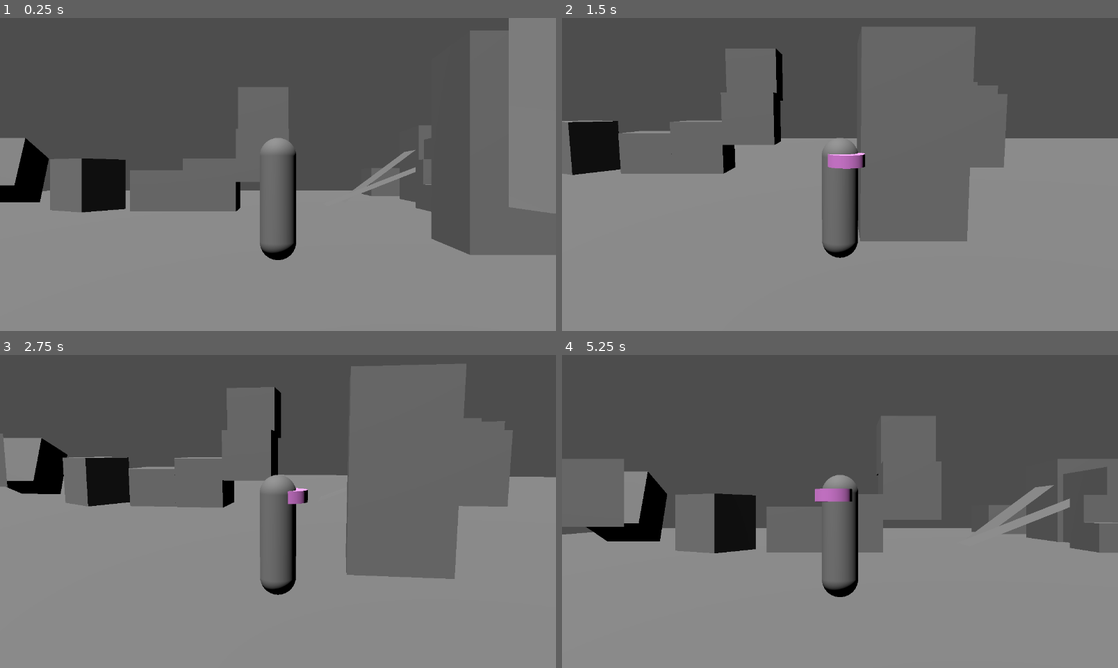
Above: before the commit, frames 1-4 (two rows, left to right).
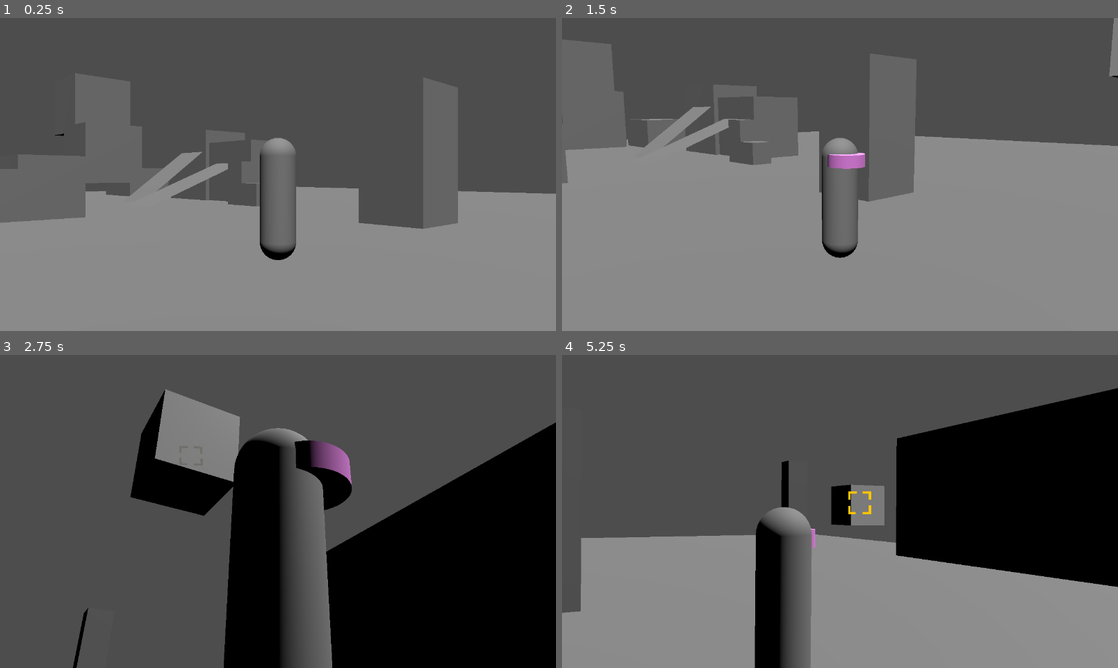
Above: after the commit, the same moments.

Repository: ghostsoft/lockoncamera
Game: Godot game, scene res://world.tscn
Same seed, same stepped clock (60 frames per second), same inputs: the game is played once before the commit and once after it.
Inputs (mouse positions are in pixels of both pictures, inside the frame that each line leads up to):
- Up to frame 1 (0.25 s): no input
- Up to frame 2 (1.5 s): tap Enter (ui_accept) at 0.5, 0.77 s; move the mouse to (962, 158) at 0.52 s; hold D (move_right) 0.53-1.28 s; tap Z (z_target) at 0.6 s; click (962, 158) at 0.67 s; move the mouse to (728, 190) at 1.27 s; hold S (move_back) from 1.28 s (still down); tap Down (camera_down) at 1.35 s
- Up to frame 3 (2.75 s): tap Enter (ui_accept) at 1.52 s; tap Z (z_target) at 1.55, 2.3 s; move the mouse to (333, 442) at 2.02 s; release S (move_back) at 2.03 s; hold D (move_right) from 2.03 s (still down); tap Left (camera_left) at 2.1 s
- Up to frame 4 (5.25 s): move the mouse to (812, 574) at 2.77 s; release D (move_right) at 2.78 s; hold W (move_forward) 2.78-3.53 s; tap Right (camera_right) at 2.85 s; click (812, 574) at 2.92 s; tap Enter (ui_accept) at 3.02, 3.77, 4.52 s; tap Z (z_target) at 3.05, 3.8, 4.35 s; move the mouse to (1006, 558) at 3.52 s; hold A (move_left) 3.53-5.03 s; tap Up (camera_up) at 3.6 s; move the mouse to (673, 464) at 4.27 s; move the mouse to (867, 511) at 5.02 s; hold S (move_back) from 5.03 s (still down); hold F from 5.03 s (still down); click (867, 511) at 5.17 s

The runs differ from the first frame. In frame 1, 19% of the frame differs, in the area x 0-100%, y 0-76%; in frame 2, 16%; in frame 3, 72%, in the area x 0-100%, y 2-100%; in frame 4, 35%.

Commit message:
everything is fixed!!

Diff:
--- a/scripts/player/player.gd
+++ b/scripts/player/player.gd
@@ -1,6 +1,7 @@
 extends IKCC
 
 @onready var camera : PhantomCamera3D = $PhantomCamera3D
+@onready var target_camera : Node3D = $SpringArm3D
 
 @onready var model : Node3D = $Model
 
@@ -30,6 +31,9 @@
 		cam_rot = self.global_rotation_degrees
 		camera.set_third_person_rotation_degrees(cam_rot)
 
+	if target_camera.global_rotation != self.global_rotation:
+		target_camera.global_rotation = self.global_rotation
+
 func _unhandled_input(_event : InputEvent) -> void:
 	if Input.is_action_just_pressed("quit"):
 		get_tree().quit()
@@ -47,9 +51,9 @@
 	cam_rot.x = clamp(cam_rot.x, -89.9, 90)
 	camera.set_third_person_rotation_degrees(cam_rot)
 	if camera.is_active():
-		$SpringArm3D.global_rotation = camera.global_rotation
+		target_camera.global_rotation = camera.global_rotation
 	else:
-		camera.set_third_person_rotation_degrees($SpringArm3D.global_rotation_degrees)
+		camera.set_third_person_rotation_degrees(target_camera.global_rotation_degrees)
 
 func transition_state(newState : PlayerState) -> void:
 	current_state.on_exit()
@@ -94,17 +98,17 @@
 		lockon = true
 		lockon_target.lock_on()
 
-		$SpringArm3D/LockOnCamera.set_priority(30)
-		$SpringArm3D.append_follow_targets(lockon_target)
+		target_camera.set_priority(30)
+		target_camera.append_follow_targets(lockon_target)
 
 		#lockon_camera.append_follow_targets(lockon_target)
 	else:
-		#cam_rot = lockon_camera.global_rotation_degrees
+		cam_rot = target_camera.global_rotation_degrees
 
 		lockon_target.lock_off()
 
-		$SpringArm3D/LockOnCamera.set_priority(0)
-		$SpringArm3D.erase_follow_targets(lockon_target)
+		target_camera.set_priority(0)
+		target_camera.erase_follow_targets(lockon_target)
 
 		#lockon_camera.erase_follow_targets(lockon_target)
 		lockon = false
--- a/scripts/targetcamera.gd
+++ b/scripts/targetcamera.gd
@@ -1,4 +1,6 @@
 extends SpringArm3D
+
+@onready var camera : PhantomCamera3D = $LockOnCamera
 
 @export var _follow_targets : Array[Node3D]
 
@@ -12,20 +14,18 @@
 
 var follow_position : Vector3
 
+func _ready() -> void:
+	self.top_level = true
+
 func _physics_process(_delta: float) -> void:
 	if _follow_targets.size() > 1:
-		#look_at(_follow_targets[1].global_position)
-
 		# code copied from LookAtMode.SIMPLE
-		#var direction: Vector3 = (_follow_targets[1].global_position - global_position).normalized()
-		var direction: Vector3 = (global_position - _follow_targets[1].global_position).normalized() # why does it have to be backwards
-		direction.y = -direction.y # why
+		var direction: Vector3 = (_follow_targets[1].global_position - global_position).normalized()
 		var target_basis: Basis = Basis.looking_at(direction)
 		var target_quat: Quaternion = target_basis.get_rotation_quaternion().normalized()
 		quaternion = target_quat
 		if rotation_degrees.x < -20:
 			rotation_degrees.x = -20
-		#print(rotation_degrees.x)
 
 	# code copied from FollowMode.GROUP
 	var bounds: AABB = AABB(_follow_targets[0].global_position, Vector3.ZERO)
@@ -42,7 +42,7 @@
 		bounds.get_center() + \
 		follow_offset + \
 		get_transform().basis.z * \
-		-Vector3(distance, distance, distance) # whyyyyy
+		Vector3(distance, distance, distance)
 
 	self.global_position = follow_position
 
@@ -53,3 +53,6 @@
 func erase_follow_targets(target : Node3D) -> void:
 	self.remove_excluded_object(target)
 	_follow_targets.erase(target)
+
+func set_priority(priority : int) -> void:
+	camera.set_priority(priority)
--- a/world.tscn
+++ b/world.tscn
@@ -398,7 +398,7 @@
 [node name="VisibleOnScreenEnabler3D" type="VisibleOnScreenEnabler3D" parent="SubViewportContainer/SubViewport/World/testcube/TestCubeTarget"]
 
 [node name="Camera3D" type="Camera3D" parent="SubViewportContainer/SubViewport/World"]
-transform = Transform3D(-1, 0, -1.5496e-07, 0, 1, 0, 1.5496e-07, 0, -1, 5.12966, 1.4, -0.0126548)
+transform = Transform3D(-0.717166, 0, 0.696903, 0, 1, 0, -0.696903, 0, -0.717166, 7.39971, 1.4, -0.0126519)
 cull_mask = 524287
 current = true
 fov = 37.8
@@ -409,8 +409,11 @@
 script = ExtResource("14_in4bo")
 
 [node name="Player" parent="SubViewportContainer/SubViewport/World" node_paths=PackedStringArray("lockon_target") instance=ExtResource("25_ddo2k")]
-transform = Transform3D(-1, 0, 2.62268e-07, 0, 1, 0, -2.62268e-07, 0, -1, 5.12966, 0, -7.51273)
+transform = Transform3D(-0.717165, 0, 0.696903, 0, 1, 0, -0.696903, 0, -0.717165, 7.39971, 0, -7.51273)
 lockon_target = NodePath("../Enemy/EnemyTarget")
+
+[node name="PhantomCamera3D" parent="SubViewportContainer/SubViewport/World/Player" index="4"]
+transform = Transform3D(1.00001, 0, 4.47035e-07, 0, 1, 0, -4.47035e-07, 0, 1.00001, -5.22683, 1.4, -5.3788)
 
 [node name="LockOnViewport" type="SubViewport" parent="SubViewportContainer"]
 transparent_bg = true
@@ -419,3 +422,5 @@
 size = Vector2i(1280, 720)
 size_2d_override_stretch = true
 render_target_update_mode = 4
+
+[editable path="SubViewportContainer/SubViewport/World/Player"]
